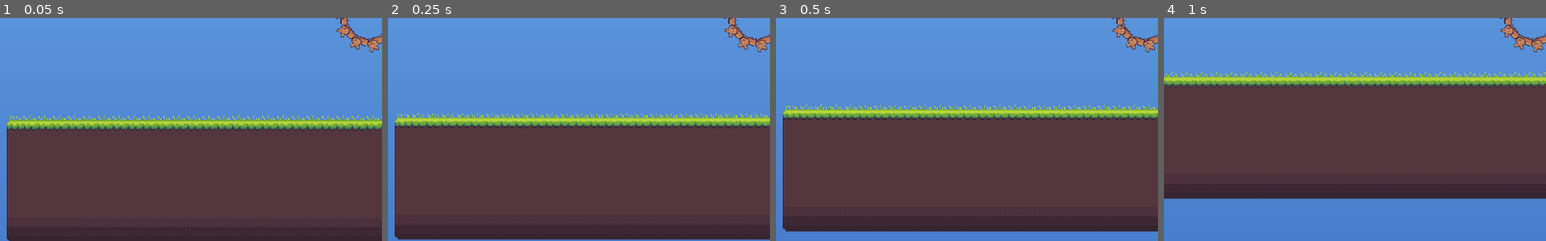
Above: before the commit, frames 1-4 (left to right).
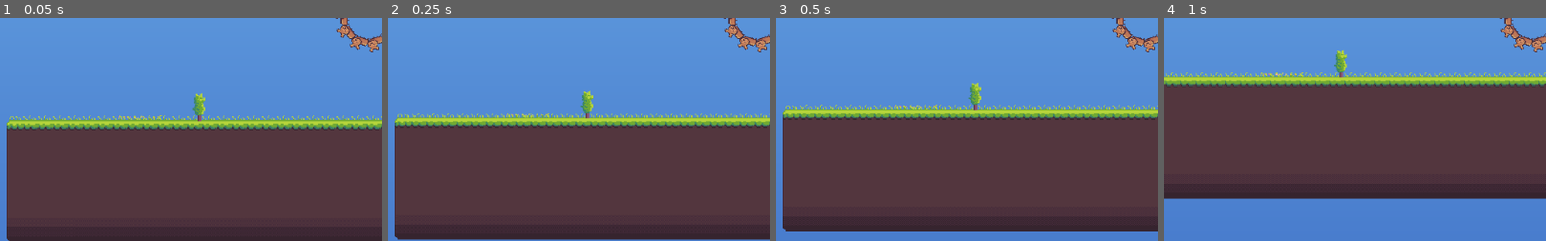
Above: after the commit, the same moments.

Repository: MichaelBelousov/optt-multiplayer-jam
Game: Godot game, scene res://levels/Level1.tscn
Two runs of this game, one before a commit and one after it. Both use one fixed random seed, a clock stepped at 60 frames per second and the inputs below. This scene is started directly instead of the project's main scene.
Inputs:
- Up to frame 1 (0.05 s): no input
- Up to frame 2 (0.25 s): no input
- Up to frame 3 (0.5 s): no input
- Up to frame 4 (1 s): tap Enter at 0.5 s; hold D (move_right) from 0.53 s (still down); tap Left (p2_move_left) at 0.6 s; tap Space at 0.77 s
The pictures show only the part of the screen within x 2-52%, y 50-100%; the shares and areas given below are measured in that part.

The runs differ from the first frame. In frame 1, 0.4% of the frame differs, in the area x 31-54%, y 33-47%; in frame 2, 0.4%; in frame 3, 0.4%; in frame 4, 0.4%.

Commit message:
add props from sprite sheet

Diff:
--- /dev/null
+++ b/art-src/props_tileset.tres
@@ -0,0 +1,61 @@
+[gd_resource type="TileSet" load_steps=2 format=2]
+
+[ext_resource path="res://art-src/platforms.png" type="Texture" id=1]
+
+[resource]
+0/name = "platforms.png 0"
+0/texture = ExtResource( 1 )
+0/tex_offset = Vector2( 0, 0 )
+0/modulate = Color( 1, 1, 1, 1 )
+0/region = Rect2( 49, 1, 13, 31 )
+0/tile_mode = 0
+0/occluder_offset = Vector2( 0, 0 )
+0/navigation_offset = Vector2( 0, 0 )
+0/shape_offset = Vector2( 0, 0 )
+0/shape_transform = Transform2D( 1, 0, 0, 1, 0, 0 )
+0/shape_one_way = false
+0/shape_one_way_margin = 0.0
+0/shapes = [  ]
+0/z_index = 0
+1/name = "platforms.png 1"
+1/texture = ExtResource( 1 )
+1/tex_offset = Vector2( 0, 0 )
+1/modulate = Color( 1, 1, 1, 1 )
+1/region = Rect2( 82, 7, 13, 25 )
+1/tile_mode = 0
+1/occluder_offset = Vector2( 0, 0 )
+1/navigation_offset = Vector2( 0, 0 )
+1/shape_offset = Vector2( 0, 0 )
+1/shape_transform = Transform2D( 1, 0, 0, 1, 0, 0 )
+1/shape_one_way = false
+1/shape_one_way_margin = 0.0
+1/shapes = [  ]
+1/z_index = 0
+2/name = "platforms.png 2"
+2/texture = ExtResource( 1 )
+2/tex_offset = Vector2( 0, 0 )
+2/modulate = Color( 1, 1, 1, 1 )
+2/region = Rect2( 66, 22, 12, 10 )
+2/tile_mode = 0
+2/occluder_offset = Vector2( 0, 0 )
+2/navigation_offset = Vector2( 0, 0 )
+2/shape_offset = Vector2( 0, 0 )
+2/shape_transform = Transform2D( 1, 0, 0, 1, 0, 0 )
+2/shape_one_way = false
+2/shape_one_way_margin = 0.0
+2/shapes = [  ]
+2/z_index = 0
+3/name = "platforms.png 3"
+3/texture = ExtResource( 1 )
+3/tex_offset = Vector2( 0, 0 )
+3/modulate = Color( 1, 1, 1, 1 )
+3/region = Rect2( 0, 6, 48, 10 )
+3/tile_mode = 0
+3/occluder_offset = Vector2( 0, 0 )
+3/navigation_offset = Vector2( 0, 0 )
+3/shape_offset = Vector2( 0, 0 )
+3/shape_transform = Transform2D( 1, 0, 0, 1, 0, 0 )
+3/shape_one_way = false
+3/shape_one_way_margin = 0.0
+3/shapes = [  ]
+3/z_index = 0
--- a/levels/Level1.tscn
+++ b/levels/Level1.tscn
@@ -1,8 +1,10 @@
-[gd_scene load_steps=5 format=2]
+[gd_scene load_steps=7 format=2]
 
 [ext_resource path="res://levels/BaseLevel.tscn" type="PackedScene" id=1]
 [ext_resource path="res://art-src/platforms.png" type="Texture" id=2]
 [ext_resource path="res://src/flag.tscn" type="PackedScene" id=3]
+[ext_resource path="res://objs/Tree.tscn" type="PackedScene" id=4]
+[ext_resource path="res://objs/FlowerBed.tscn" type="PackedScene" id=5]
 
 [sub_resource type="RectangleShape2D" id=1]
 extents = Vector2( 356, 65.5 )
@@ -49,5 +51,11 @@
 axis_stretch_horizontal = 1
 axis_stretch_vertical = 1
 
+[node name="FlowerBed" parent="Ground" index="2" instance=ExtResource( 5 )]
+position = Vector2( 271, 410 )
+
+[node name="Tree" parent="Ground" index="3" instance=ExtResource( 4 )]
+position = Vector2( 334, 398 )
+
 [node name="Flag" parent="." index="5" instance=ExtResource( 3 )]
 position = Vector2( 1512, 417 )
--- /dev/null
+++ b/objs/Cactus.tscn
@@ -0,0 +1,9 @@
+[gd_scene load_steps=2 format=2]
+
+[ext_resource path="res://art-src/platforms.png" type="Texture" id=1]
+
+[node name="Cactus" type="Sprite"]
+position = Vector2( 0, -12 )
+texture = ExtResource( 1 )
+region_enabled = true
+region_rect = Rect2( 82, 8, 12, 24 )
--- /dev/null
+++ b/objs/DesertBush.tscn
@@ -0,0 +1,9 @@
+[gd_scene load_steps=2 format=2]
+
+[ext_resource path="res://art-src/platforms.png" type="Texture" id=1]
+
+[node name="DesertBush" type="Sprite"]
+position = Vector2( 0, -5 )
+texture = ExtResource( 1 )
+region_enabled = true
+region_rect = Rect2( 66, 22, 12, 10 )
--- /dev/null
+++ b/objs/FlowerBed.tscn
@@ -0,0 +1,9 @@
+[gd_scene load_steps=2 format=2]
+
+[ext_resource path="res://art-src/platforms.png" type="Texture" id=1]
+
+[node name="FlowerBed" type="Sprite"]
+position = Vector2( 0, -4 )
+texture = ExtResource( 1 )
+region_enabled = true
+region_rect = Rect2( 0, 8, 48, 8 )
--- /dev/null
+++ b/objs/Tree.tscn
@@ -0,0 +1,9 @@
+[gd_scene load_steps=2 format=2]
+
+[ext_resource path="res://art-src/platforms.png" type="Texture" id=1]
+
+[node name="Tree" type="Sprite"]
+position = Vector2( 0, -16 )
+texture = ExtResource( 1 )
+region_enabled = true
+region_rect = Rect2( 49, 0, 13, 32 )
